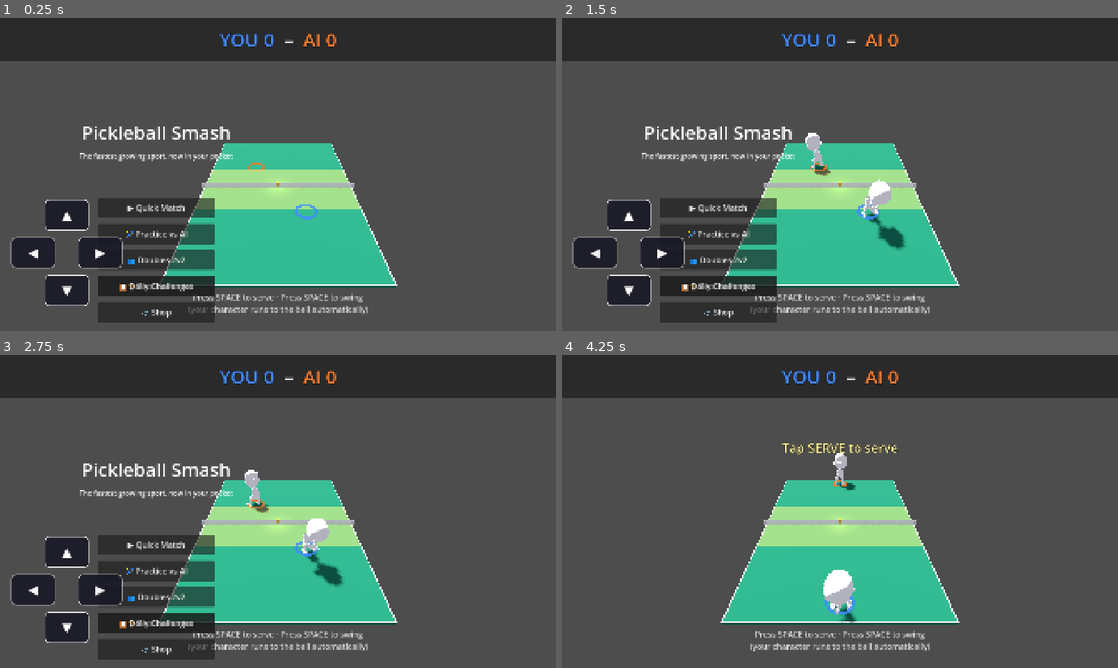
Above: before the commit, frames 1-4 (two rows, left to right).
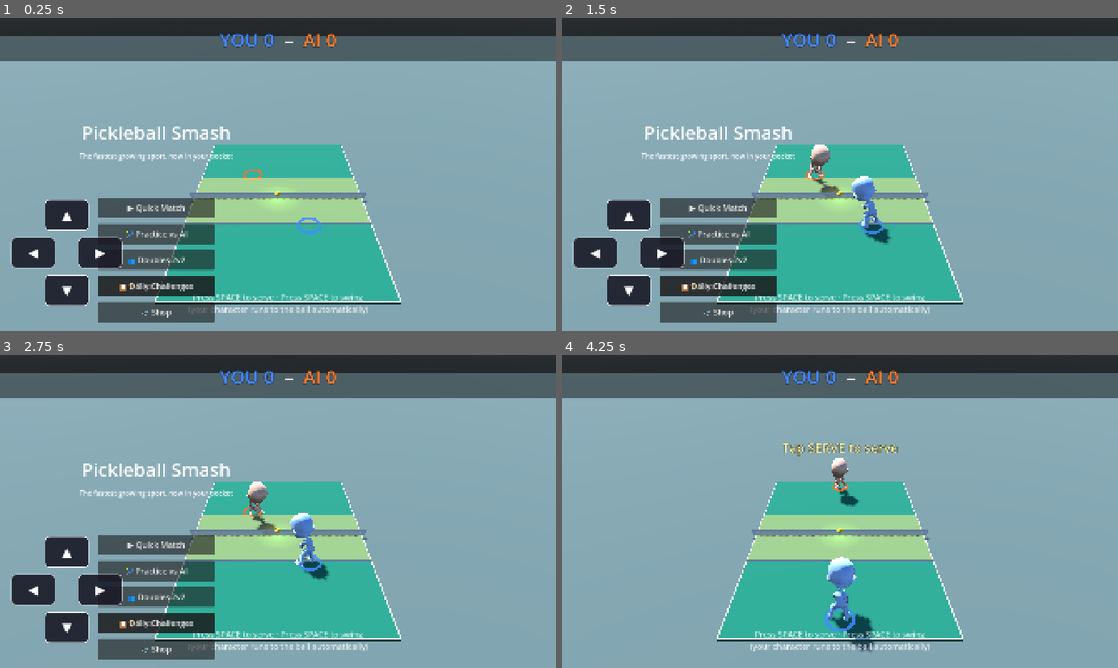
Above: after the commit, the same moments.

Repository: altafhssn/pickleball
Game: Godot game, scene res://scenes/Main.tscn
Two runs of this game, one before a commit and one after it. Both use one fixed random seed, a clock stepped at 60 frames per second and the inputs below.
Inputs:
- Up to frame 1 (0.25 s): no input
- Up to frame 2 (1.5 s): click "▲" at 0.5 s; click "◀" at 1.25 s
- Up to frame 3 (2.75 s): click "▶" at 2 s
- Up to frame 4 (4.25 s): click "▼" at 2.75 s; click "▶ Quick Match" at 3.5 s

The runs differ from the first frame. In frame 1, 79% of the frame differs, in the area x 0-100%, y 5-100%; in frame 2, 80%; in frame 3, 80%; in frame 4, 84%.

Commit message:
[premium] Coherent presentation redesign pass
User feedback: characters unreadable, flicker on swing, overall
doesn't feel like a produced pickleball game. One coordinated pass
instead of more single-symptom patches:

Environment:
- Real gradient sky via ProceduralSkyMaterial. (Latent bug found: the
  Environment was already in BG_SKY mode but had NO sky resource —
  the murky void background.) Ambient light now sourced from the sky.
- 40×40 neutral ground plane under the court so it doesn't float.

Camera:
- Broadcast framing: (0, 3.4, -5.0) looking at (0, 0.2, 0.5), FOV 50.
  Court fills the frame without fisheye distortion; the near
  character no longer occupies a sixth of the screen.

Characters:
- Soft pastel team tints (blue-white player, coral-white AI) over the
  untextured mannequin meshes — front/back and team membership are
  finally readable. Paddle inherits the team tint. Rings stay.
- model_yaw_offset PI → 0 (Mixamo rigs face +Z as authored, the PI
  guess had everyone backwards).
- Ball tracking widened to ±51° with faster turn — characters
  visibly follow the ball.

Flicker fixes:
- Strip horizontal root motion from the hips track of one-shot clips
  (smash/victory/defeat): Mixamo bakes a lunge into the hips, which
  slid the character off its gameplay position then snapped back on
  blend-out.
- Dropped the second HUD message per swing (shot name overwrote the
  PERFECT/GOOD flash in the same frame).

HUD:
- Gesture guide auto-hides after 10 seconds.

Co-Authored-By: Claude Fable 5 <noreply@anthropic.com>

Diff:
--- a/scenes/Gameplay/Court.tscn
+++ b/scenes/Gameplay/Court.tscn
@@ -48,15 +48,35 @@
 bounce = 0.35
 friction = 0.7
 
+[sub_resource type="ProceduralSkyMaterial" id="SkyMat_1"]
+sky_top_color = Color(0.38, 0.55, 0.78, 1)
+sky_horizon_color = Color(0.78, 0.84, 0.9, 1)
+ground_bottom_color = Color(0.25, 0.28, 0.3, 1)
+ground_horizon_color = Color(0.72, 0.78, 0.84, 1)
+
+[sub_resource type="Sky" id="Sky_1"]
+sky_material = SubResource("SkyMat_1")
+
+[sub_resource type="PlaneMesh" id="PlaneMesh_ground"]
+size = Vector2(40, 40)
+
+[sub_resource type="StandardMaterial3D" id="SM_ground"]
+albedo_color = Color(0.36, 0.42, 0.4, 1)
+roughness = 0.95
+
 [sub_resource type="Environment" id="Environment_1e7qf"]
-ambient_light_source = 2
-ambient_light_color = Color(0.7, 0.7, 0.75, 1)
+background_mode = 2
+sky = SubResource("Sky_1")
+ambient_light_source = 3
 ambient_light_energy = 1.0
 tonemap_mode = 0
-background_mode = 2
-background_color = Color(0.12, 0.12, 0.18, 1)
 
 [node name="Court" type="Node3D"]
+
+[node name="GroundPlane" type="MeshInstance3D" parent="."]
+mesh = SubResource("PlaneMesh_ground")
+surface_material_override/0 = SubResource("SM_ground")
+position = Vector3(0, -0.05, 0)
 
 [node name="Floor" type="StaticBody3D" parent="."]
 groups = ["court_floor"]
--- a/scripts/CharacterVisual.gd
+++ b/scripts/CharacterVisual.gd
@@ -29,8 +29,10 @@
 # Desired character height in world units. The court is ~half real-world
 # scale (3.0 wide vs 6.1 m real), so a 1.8 m human ≈ 0.9 units.
 @export var target_height: float = 0.9
-# If the rig faces the wrong way after import, tune this (radians).
-@export var model_yaw_offset: float = PI
+# Mixamo rigs face +Z as authored, which is already "toward the net" for a
+# root with yaw 0 in our convention — no offset needed. Flip to PI if a
+# different rig faces backwards.
+@export var model_yaw_offset: float = 0.0
 
 var anim_player: AnimationPlayer = null
 var model: Node3D = null
@@ -183,10 +185,31 @@
 		_remap_tracks_to_skeleton(anim, skel_path)
 		if clean_name in LOOPED_ANIMS:
 			anim.loop_mode = Animation.LOOP_LINEAR
+		else:
+			# One-shots (smash/victory/defeat): Mixamo bakes root motion into
+			# the hips. The lunge slides the character away from its gameplay
+			# position, then the blend back to idle snaps it home — reads as
+			# a flicker. Keep vertical hip motion (the squat), pin X/Z.
+			_strip_horizontal_root_motion(anim)
 		if lib.has_animation(clean_name):
 			lib.remove_animation(clean_name)
 		lib.add_animation(clean_name, anim)
 	print("CharacterVisual: animations ready → ", anim_player.get_animation_list())
+
+func _strip_horizontal_root_motion(anim: Animation) -> void:
+	for i: int in anim.get_track_count():
+		if anim.track_get_type(i) != Animation.TYPE_POSITION_3D:
+			continue
+		var bone: String = anim.track_get_path(i).get_concatenated_subnames().to_lower()
+		if not bone.contains("hips"):
+			continue
+		var key_count: int = anim.track_get_key_count(i)
+		if key_count == 0:
+			continue
+		var first: Vector3 = anim.track_get_key_value(i, 0)
+		for k: int in key_count:
+			var v: Vector3 = anim.track_get_key_value(i, k)
+			anim.track_set_key_value(i, k, Vector3(first.x, v.y, first.z))
 
 func _remap_tracks_to_skeleton(anim: Animation, skel_path: String) -> void:
 	# Bone tracks are "path/to/Skeleton3D:bone_name". Keep the bone part,
--- a/scripts/HUDController.gd
+++ b/scripts/HUDController.gd
@@ -9,6 +9,8 @@
 @onready var gesture_guide: Label = $GestureGuide
 
 var message_timer: float = 0.0
+# Gesture guide fades out after a few seconds so it doesn't clutter play.
+var guide_timer: float = 0.0
 
 func _ready():
 	_set_score_bbcode(0, 0)
@@ -25,6 +27,10 @@
 		if message_timer <= 0:
 			message_label.text = ""
 			message_label.modulate = Color(1, 1, 1, 1)
+	if guide_timer > 0:
+		guide_timer -= delta
+		if guide_timer <= 0:
+			gesture_guide.text = ""
 
 const PLAYER_COLOR := Color(0.27, 0.53, 1.0)   # Blue — matches the player character
 const OPPONENT_COLOR := Color(1.0, 0.5, 0.2)   # Orange — matches the AI character
@@ -41,8 +47,10 @@
 func show_gesture_guide(visible_flag: bool) -> void:
 	if visible_flag:
 		gesture_guide.text = "Press SPACE to serve · Press SPACE to swing\n(your character runs to the ball automatically)"
+		guide_timer = 10.0
 	else:
 		gesture_guide.text = ""
+		guide_timer = 0.0
 
 func show_message(text: String, color: Color = Color(1, 1, 1, 1)) -> void:
 	message_label.text = text
--- a/scripts/Main.gd
+++ b/scripts/Main.gd
@@ -133,9 +133,11 @@
 	# Place the camera behind the player (player is at -z) so the human
 	# sees their own (blue) character in the foreground. Closer position
 	# and narrower FOV make the court fill more of the screen.
-	camera.position = Vector3(0, 2.8, -4.2)
-	camera.look_at(Vector3(0, 0.3, 0), Vector3.UP)
-	camera.fov = 65
+	# Broadcast-style framing: high and pulled back, narrow FOV so the court
+	# reads flat and produced rather than fisheye, both characters in frame.
+	camera.position = Vector3(0, 3.4, -5.0)
+	camera.look_at(Vector3(0, 0.2, 0.5), Vector3.UP)
+	camera.fov = 50
 
 	# Initialize game feel and capture the (new) camera position as our base.
 	game_feel.setup(camera, hud)
@@ -361,7 +363,8 @@
 	# (audio, vfx) that still expect that signal shape.
 	var emit_power: float = 1.0 - clampf(quality_scale / 0.45, 0.0, 1.0) * 0.5
 	EventBus.ball_hit.emit(0, shot_type, emit_power)
-	_announce_shot(shot_type)
+	# (No _announce_shot here — the PERFECT/GOOD/OK quality flash is the
+	# feedback. Two messages in one frame fight and read as flicker.)
 	match_manager.record_hit()
 	_animate_paddle_swing(player)
 
@@ -644,6 +647,17 @@
 		mat.albedo_color = color
 		mat.roughness = 0.5
 		body.material_override = mat
+	# Rigged model: soft pastel team tint over the whole (untextured white)
+	# body. Featureless white mannequins are unreadable — you can't tell
+	# front from back or whose side anyone is on.
+	var visual: Node = character.get_node_or_null("Visual")
+	if visual != null:
+		var pastel: Color = color.lerp(Color.WHITE, 0.55)
+		var rig_mat: StandardMaterial3D = StandardMaterial3D.new()
+		rig_mat.albedo_color = pastel
+		rig_mat.roughness = 0.7
+		for mesh_node: Node in visual.find_children("*", "MeshInstance3D", true, false):
+			(mesh_node as MeshInstance3D).material_override = rig_mat
 	# Team ring on the floor under the character — works for both the rigged
 	# model (which we don't want to paint blue/orange) and the placeholder.
 	if character.get_node_or_null("TeamRing") != null:
@@ -786,12 +800,12 @@
 	# the human's own (blue) character is in the foreground. dest_z stays
 	# negative; we still nudge it slightly with the ball so the framing
 	# pulls back when the ball is deep on the opponent's side.
-	var follow: float = ball.position.z * 0.08
-	var dest_z: float = (-4.6 if is_doubles else -4.2) - follow
+	var follow: float = ball.position.z * 0.06
+	var dest_z: float = (-5.4 if is_doubles else -5.0) - follow
 	camera_base_pos.z = move_toward(camera_base_pos.z, dest_z, 0.05)
 	camera.position = camera_base_pos + game_feel.current_shake_offset
 	# Re-aim each frame so the basis stays consistent as we follow the ball.
-	camera.look_at(Vector3(0, 0.3, 0), Vector3.UP)
+	camera.look_at(Vector3(0, 0.2, 0.5), Vector3.UP)
 
 # === POWER METER ===
 
--- a/scripts/PlayerController.gd
+++ b/scripts/PlayerController.gd
@@ -18,8 +18,8 @@
 const CELEBRATE_JUMP_DURATION: float = 0.3
 
 # Look-at rotation speed
-const LOOK_AT_SPEED: float = 3.0
-const MAX_YAW: float = 0.5  # ~28 degrees each way
+const LOOK_AT_SPEED: float = 4.0
+const MAX_YAW: float = 0.9  # ~51 degrees each way — visibly tracks the ball
 
 @onready var body_mesh: MeshInstance3D = $Body
 @onready var paddle: MeshInstance3D = $Paddle
